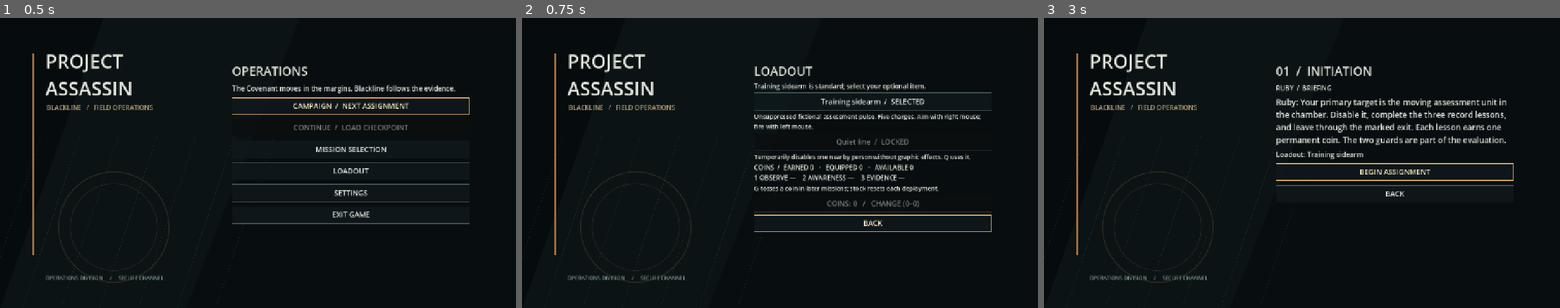
Above: before the commit, frames 1-3 (left to right).
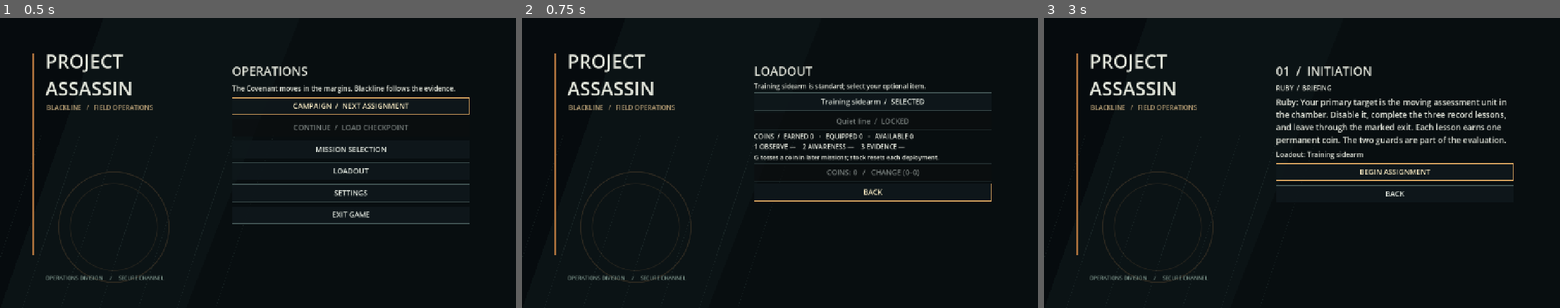
Above: after the commit, the same moments.

Repository: CoolgamerProXD/Stealty-Assasin-redesigned-computing-machine-Beta
Game: Godot game, scene res://scenes/main_menu.tscn
The game is run twice, just before and just after one commit, with the same random seed, the same clock (stepped at 60 frames per second) and the same inputs.
Inputs:
- Up to frame 1 (0.5 s): no input
- Up to frame 2 (0.75 s): click "LOADOUT" at 0.5 s
- Up to frame 3 (3 s): click "Training sidearm / SELECTED" at 1.25 s; click "BACK" at 2 s; click "CAMPAIGN / NEXT ASSIGNMENT" at 2.75 s

Frame 1 is identical in both runs. In frame 2, 4.9% of the frame differs, in the area x 44-91%, y 33-74%; in frame 3, nothing differs.

Commit message:
Differentiate neighbourhood plazas and keep loadout accessible at 720p [windows]
Co-authored-by: arena-agent <297053741+arena-agent@users.noreply.github.com>

Diff:
--- a/scripts/ui/main_menu.gd
+++ b/scripts/ui/main_menu.gd
@@ -141,8 +141,8 @@
   var id := str(entry["id"])
   var unlocked: bool = Campaign.progress.item_unlocked(id)
   var tag := "SELECTED" if Campaign.progress.selected == id else ("AVAILABLE" if unlocked else "LOCKED")
-  _button("%s  /  %s" % [entry.get("name", id), tag], func() -> void: _select_item(id), not unlocked)
-  _text(str(entry.get("description", "")), 15)
+  var item_button := _button("%s  /  %s" % [entry.get("name", id), tag], func() -> void: _select_item(id), not unlocked)
+  item_button.tooltip_text = str(entry.get("description", ""))
  var lessons: Array[String] = Campaign.progress.completed_lessons
  var labels: Array[String] = []
  for i: int in range(3):
--- a/scripts/world/hong_kong_annex.gd
+++ b/scripts/world/hong_kong_annex.gd
@@ -54,16 +54,32 @@
  _box(Vector3(0,-0.2,35),Vector3(70,0.4,70),paving,true)
  # Solid boundaries and a 12m gateway back to the existing city.
  for x: float in [-35.0,35.0]: _box(Vector3(x,2,35),Vector3(0.3,4,70),dark,true)
- _box(Vector3(0,2,70),Vector3(70,4,0.3),dark,true)
+ if operation_id == "the_harbour":
+  _box(Vector3(0,0.55,70),Vector3(70,1.1,0.3),dark,true)
+ else: _box(Vector3(0,2,70),Vector3(70,4,0.3),dark,true)
  for x: float in [-20.5,20.5]: _box(Vector3(x,2,0),Vector3(29,4,0.3),dark,true)
  _box(Vector3(0,0.03,35),Vector3(9,0.05,70),paving.darkened(0.35))
  for z: float in [10.0,30.0,50.0,65.0]:
   _box(Vector3(0,0.04,z),Vector3(69,0.06,6),paving.lightened(0.10))
   for x: float in [-3.0,-1.5,0.0,1.5,3.0]: _box(Vector3(x,0.08,z),Vector3(0.7,0.02,2.8),Color(0.73,0.71,0.62))
- # Six open rooms each have front/back access and separate pedestrian alleys.
+ # Open rooms have front/back access and separate pedestrian alleys.
  for x: float in [-17.0,17.0]:
   for z: float in [18.0,38.0,58.0]:
+   # Different open plazas interrupt the grid and preserve varied views.
+   if (operation_id == "the_harbour" and x > 0.0 and z == 58.0) or (operation_id == "the_district" and x < 0.0 and z == 38.0):
+    _box(Vector3(x,0.035,z),Vector3(10,0.05,10),paving.lightened(0.15))
+    _box(Vector3(x-3,0.5,z+3),Vector3(2.5,0.13,0.8),accent,true)
+    _box(Vector3(x+3,0.45,z-3),Vector3(1.1,0.9,1.1),wall.darkened(0.25))
+    _box(Vector3(x+3,1.4,z-3),Vector3(1.7,1.4,1.7),Color(0.25,0.43,0.29))
+    continue
    _room(x,z,wall,accent,dark)
+ if business:
+  # A taller, non-interactive commercial skyline over the offices.
+  for x: float in [-17.0,17.0]:
+   _box(Vector3(x,11.0,18),Vector3(7,8,7),wall.darkened(0.12))
+   for y: float in [8.5,10.5,12.5,14.0]:
+    for dx: float in [-2.0,0.0,2.0]:
+     _box(Vector3(x+dx,y,21.55),Vector3(1.1,1.2,0.06),Color(0.24,0.40,0.44))
  # Each district's side lanes carry different everyday activities; the
  # objects are kept clear of the central street and both room entrances.
  for side: float in [-1.0,1.0]:
--- a/scripts/world/landscape_preview.gd
+++ b/scripts/world/landscape_preview.gd
@@ -287,6 +287,8 @@
  for i: int in range(13):
   var x := -45.0 + float(i)*7.5
   var h := 10.0 + float((i*11)%7)*1.3
+  # Keep the waterfront gateway visibly open as well as physically open.
+  if str(get_meta("operation_id", "")) == "the_harbour" and absf(x) < 8.0: continue
   _accent(Vector3(x,h*0.5,-49),Vector3(6.8,h,3.0),Color(0.20+float(i%3)*0.025,0.28,0.31))
   for y: float in [4.0,7.0,10.0]:
    if y < h - 0.5:
--- a/tests/coin_progress_test.gd
+++ b/tests/coin_progress_test.gd
@@ -87,7 +87,9 @@
  var cycle: Button
  var fits := true
  for child: Node in panel.get_children():
-  if child is Control and not root.get_visible_rect().encloses((child as Control).get_global_rect()): fits = false
+  if child is Control and not root.get_visible_rect().encloses((child as Control).get_global_rect()):
+   print("COIN BOUNDS DIAG: ", child.name, " ", (child as Control).get_global_rect(), " viewport=", root.get_visible_rect())
+   fits = false
   if child is Button and str((child as Button).text).begins_with("COINS:"): cycle = child
  check(cycle != null and fits, "coin loadout control fits within 720p")
  if cycle: cycle.pressed.emit()
Not shown, changed: GAMEPLAY.md
Not shown, changed: HONG_KONG_MAP_PLAN.md
Not shown, changed: NPC_AI.md
Not shown, added: WINDOWS_PLAYTEST_CHECKLIST.md
